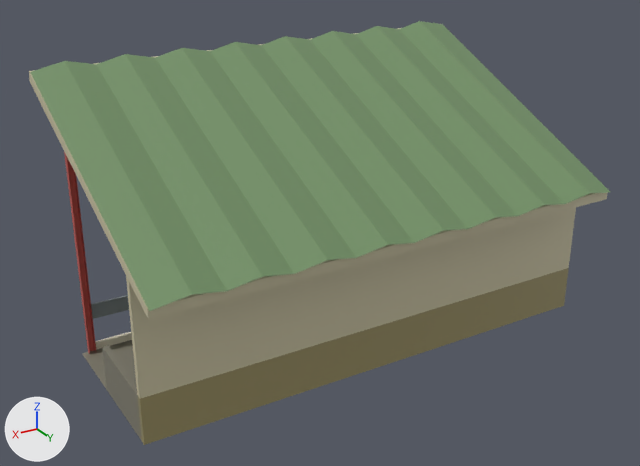
Renders of the FBX model Farming Tests/Assets/Models/Structures/CowStorageShed.fbx from each side of a commit.
One viewpoint serves both versions: a 50 mm lens placed at (0.1411, 0.232, 0.1493), pointed at (0.0045, 0.0043, 0.0354). The lights are fixed; the arrows at lower left show +X, +Y and +Z.

In view in the first picture: 'Cow_Storage_Shed'.
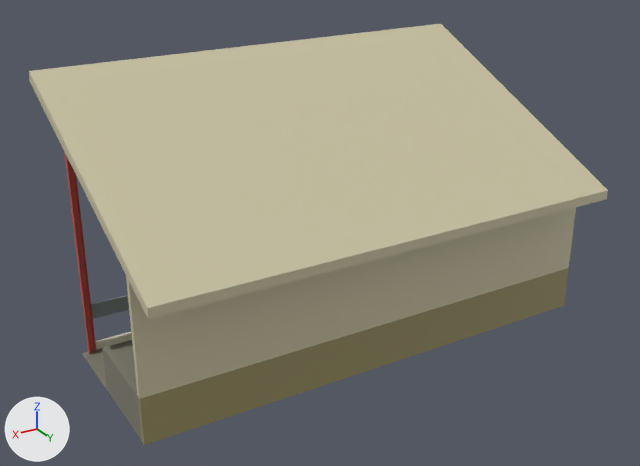
The newer file adds a shape key; the second version is drawn at full value of the shape key 'Roof' of 'Cow_Storage_Shed', and the change is written as the vertex moves it makes.

Pixel boxes (x1, y1, x2, y2) of what changed, in the pictures (640 x 466 px; the box of a moved part takes in the faces that stretch with it):
'Cow_Storage_Shed', reshaped: before (29, 21, 610, 445); after (29, 24, 608, 445)
part 1 of me_mesh, moved or reshaped (not visible afterwards): before (31, 21, 610, 311)

What changed in the scene script:
```text
Change me_mesh:
    where me_mesh.from_pydata(...)  # 600 vertices, 433 faces; spans x -7.9..7.9, y 0.0..9.0, z -5.0..4.5
    used by ob_cow_storage_shed; location = (0.0, 0.0, 0.0); rotation_euler = (1.571, 0.0, 0.0), in degrees (90, 0, 0); scale = (0.01, 0.01, 0.01)
    me_mesh part 1: the loose piece of 34 vertices spanning x -7.9..7.9, y 4.8..9.0, z -5.0..4.3 is scaled about its middle by 0.018, then moved by (0.0, -5.0, -3.1)
```
